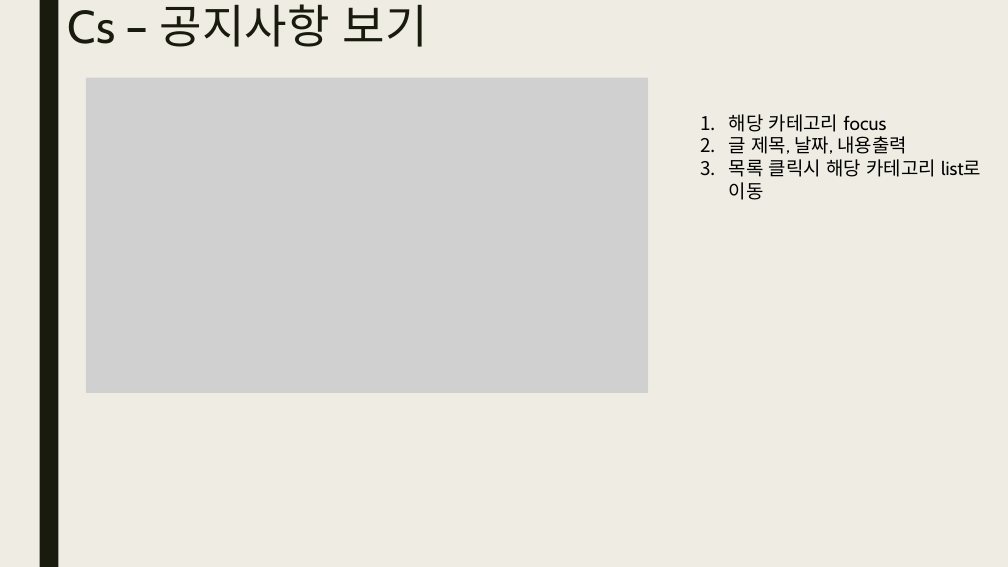
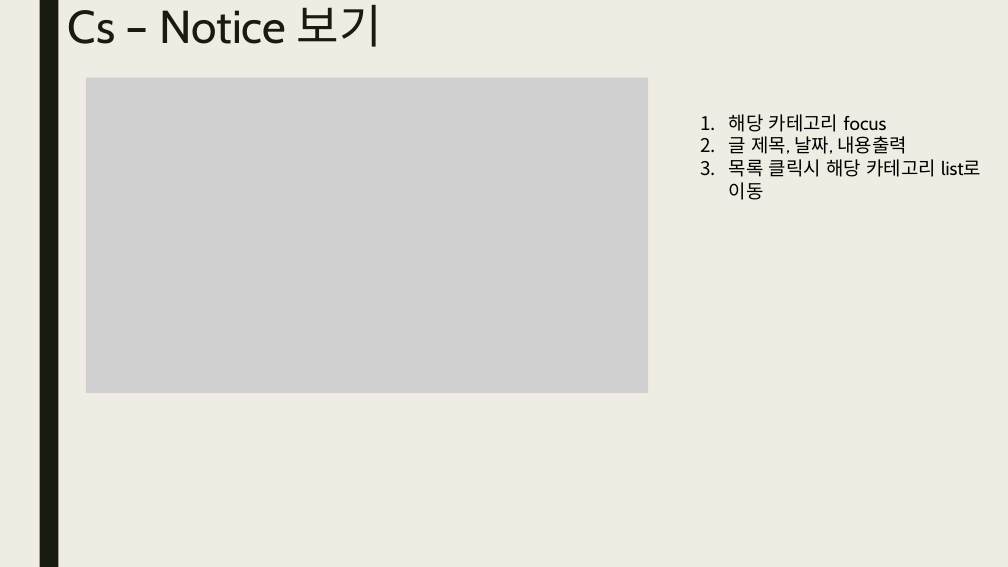
Before and after one commit to yndgow/Kmarket1, a slide deck: slide 35 of 발표보고서_Kmarket.pptx. Drawn at 1008x567 pixels with LibreOffice and Linux fonts; fonts in the diff are those of the drawing; grey boxes stand for pictures. Boxes give left, top, right and bottom in pixels: in the first picture for what was removed or moved away, otherwise in the second. Text is boxed around its words. In the diff, an @@ line names an element or a change of style, - is before the commit and + after.

```diff
--- a/발표보고서_Kmarket.pptx
+++ b/발표보고서_Kmarket.pptx
@@ title at [68,4,382,47]: text changed @@
-Cs – 공지사항 보기
+Cs – Notice 보기
```
Also in this commit, not shown: 7 other slides changed, 9 slides added, 18 other files.
